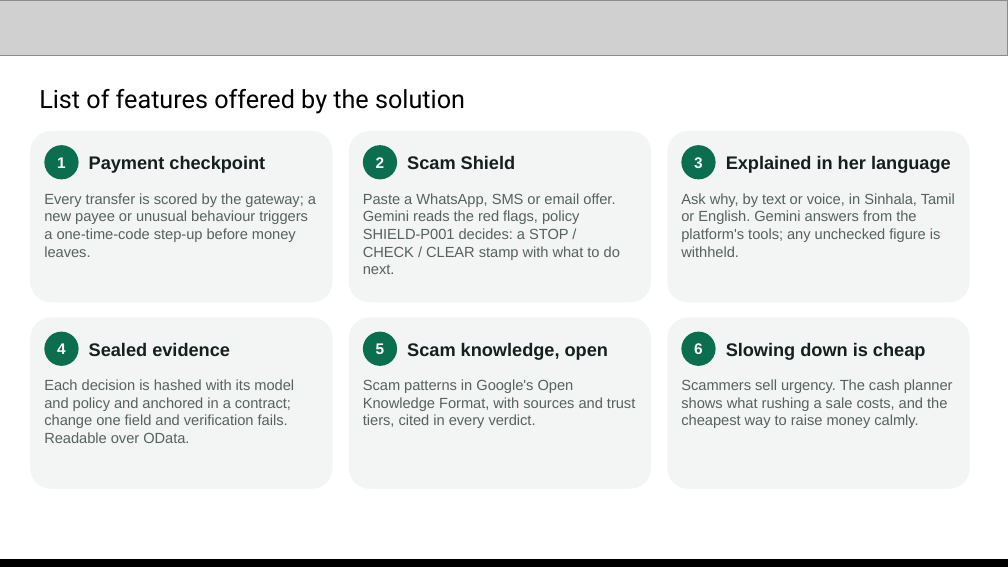
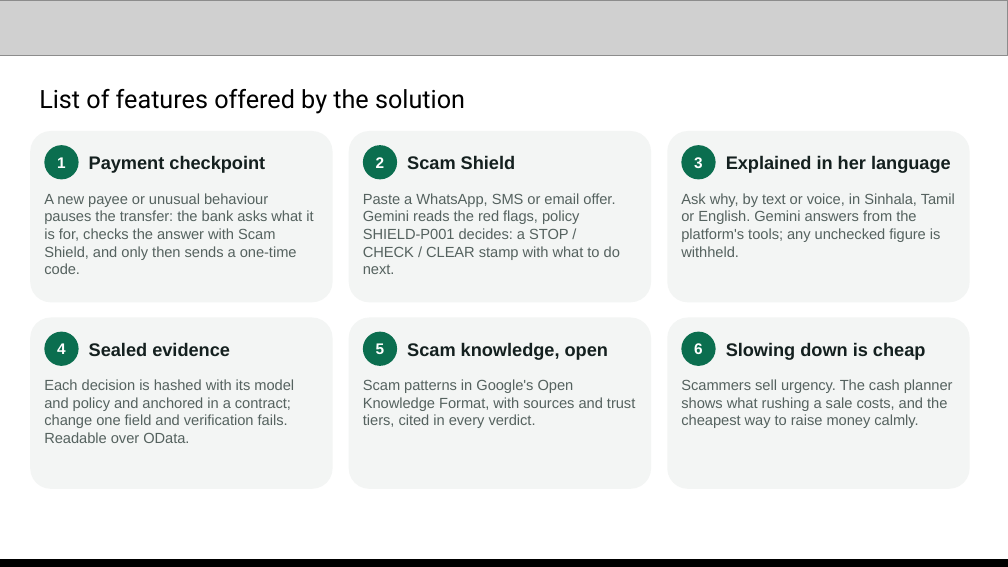
Before and after one commit to Adagard-Trios/AI-Buildathon-2026, a slide deck: slide 4 of docs/deck/FirstStep_AI_Builder_Cup_2026.pptx. Drawn at 1008x567 pixels with LibreOffice and Linux fonts; fonts in the diff are those of the drawing; grey boxes stand for pictures. Boxes give left, top, right and bottom in pixels: in the first picture for what was removed or moved away, otherwise in the second. Text is boxed around its words. In the diff, an @@ line names an element or a change of style, - is before the commit and + after.

Commit message:
Deck and script: step-up is a pause, a question and a scam check
- Payment checkpoint described as it now works: the bank asks what the
  payment is for, runs Scam Shield on the answer, shows STOP before any code.
  Removes the contradiction with 'the victim passes the OTP herself'.
- Benchmark headline carries its caveat (synthetic set of 40, 45% -> 100%).
- CommBank 2026 figure for 'victims don't check'; gateway marked heuristic.
- USP: Sri Lanka first, APAC-ready (mostly data plus a policy version, no new
  services); next markets Singapore, Malaysia and India.
- Snapshots lead with the step-up STOP screen; cash planner screenshot dropped.
- Demo script's checkpoint scene rewritten for the integrated flow.

```diff
--- a/docs/deck/FirstStep_AI_Builder_Cup_2026.pptx
+++ b/docs/deck/FirstStep_AI_Builder_Cup_2026.pptx
@@ text at <box>44,193,313,274</box>: text changed @@
-Every transfer is scored by the gateway; a new payee or unusual behaviour triggers a one-time-code step-up before money leaves.
+A new payee or unusual behaviour pauses the transfer: the bank asks what it is for, checks the answer with Scam Shield, and only then sends a one-time code.
```
Also in this commit, not shown: 6 other slides changed, 4 other files.
